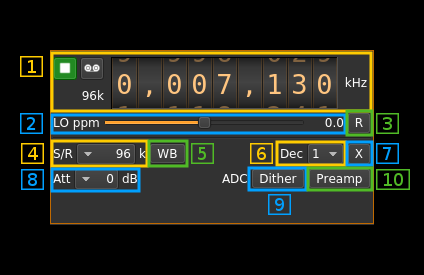
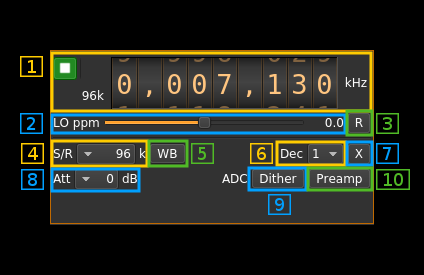
Revision of a layered 424×275 image; what changed, layer by layer:
added layer "Clipboard" above "2018-02-10-095447_330x225_scrot.png" over [81, 57, 104, 80]
